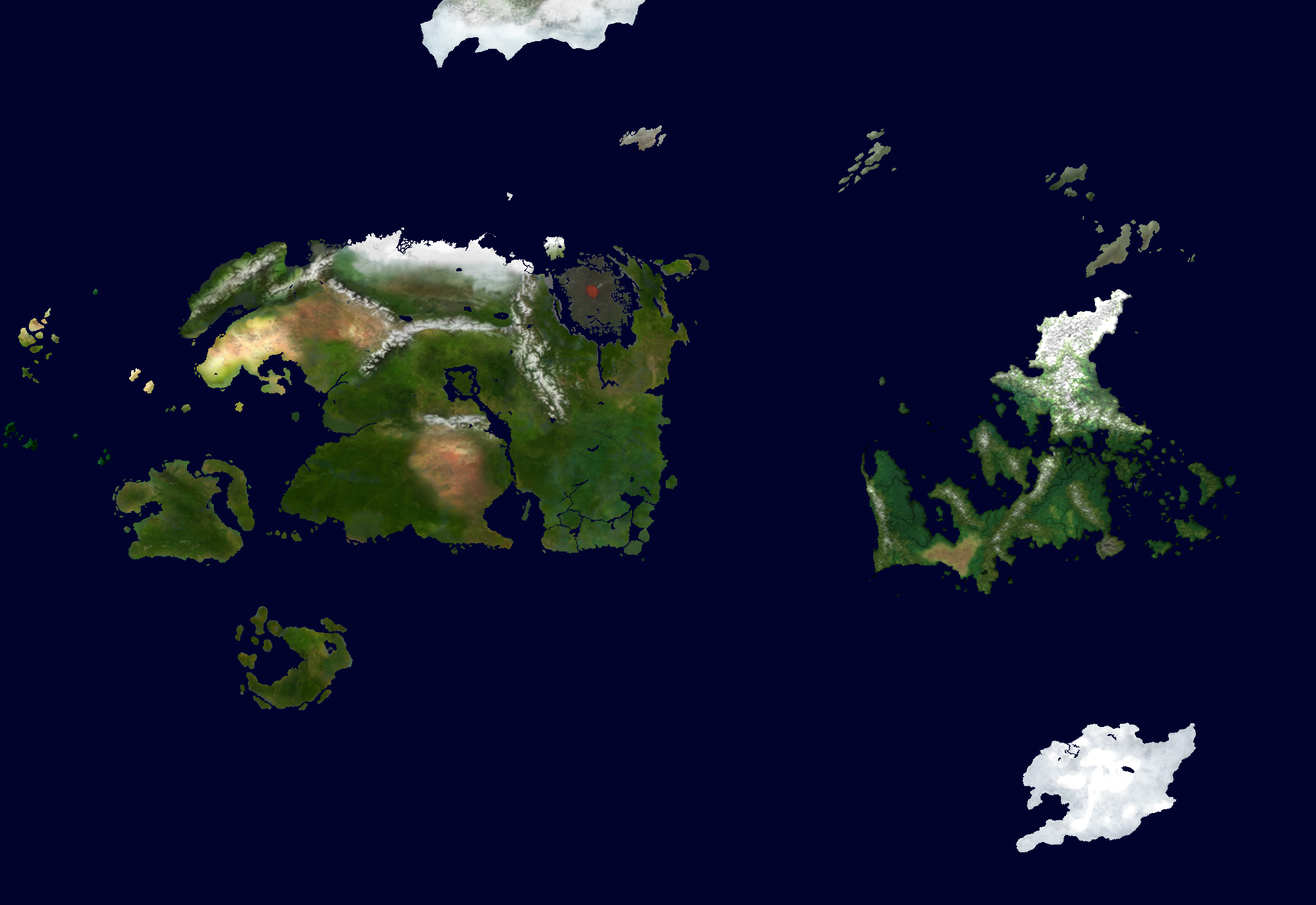
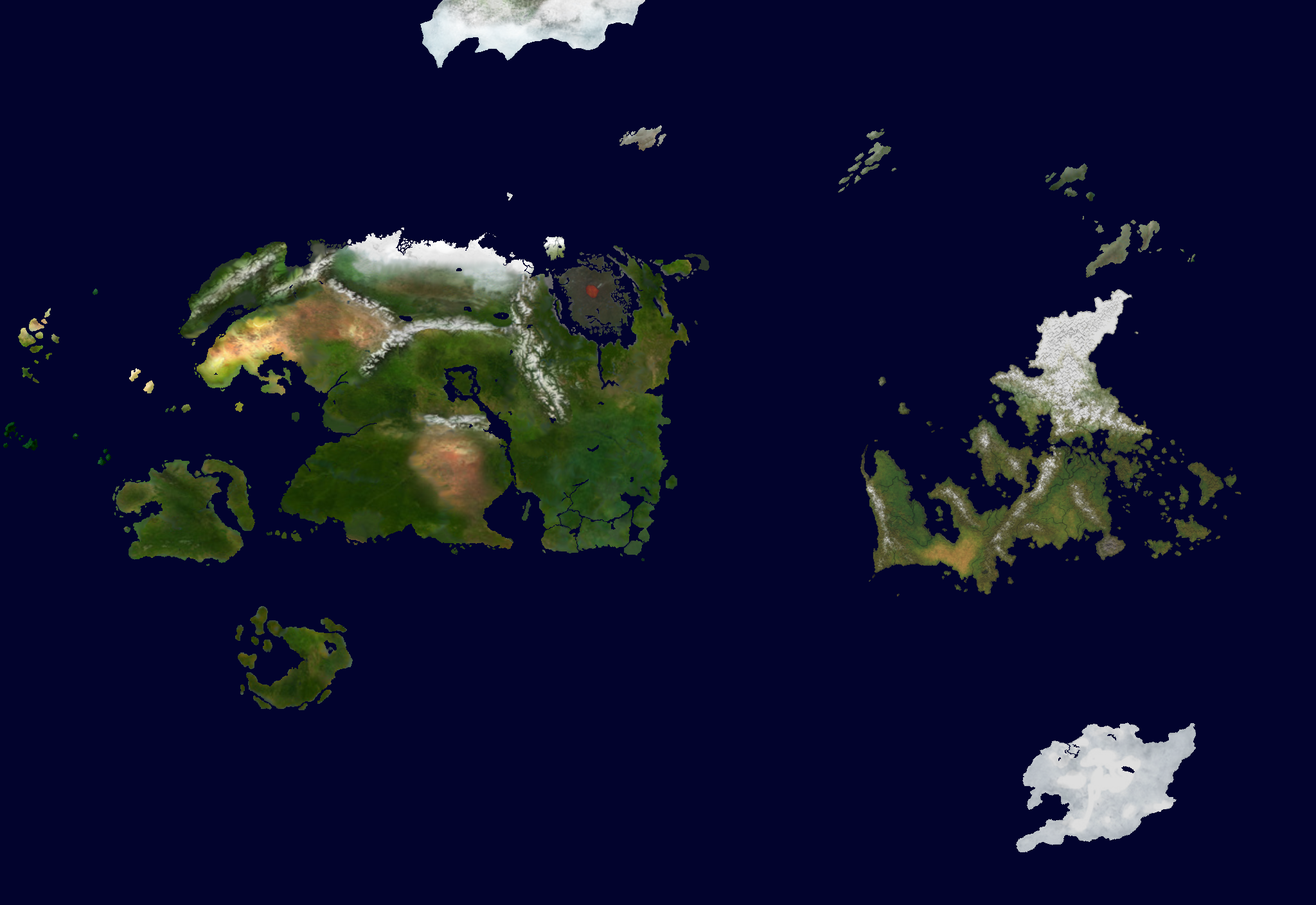
The second w=1316, h=905 image is a revision of the first. Changes to its layers:
painted on "Land" over [194, 253, 1242, 853]
hid "Water", painted on it over [194, 253, 1242, 853]
